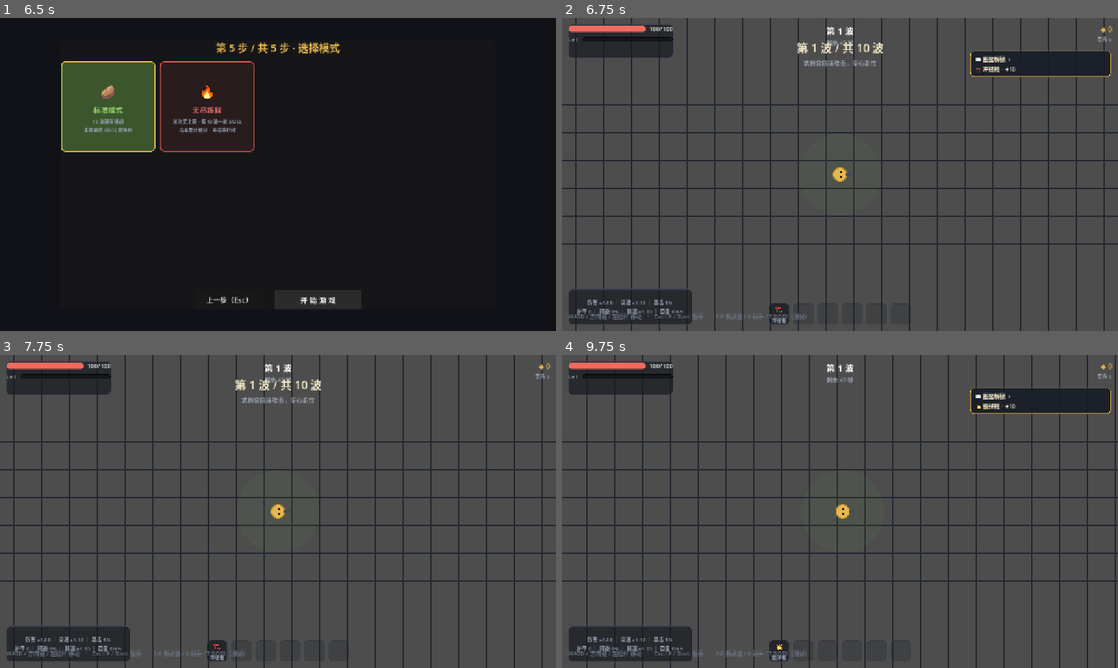
Above: before the commit, frames 1-4 (two rows, left to right).
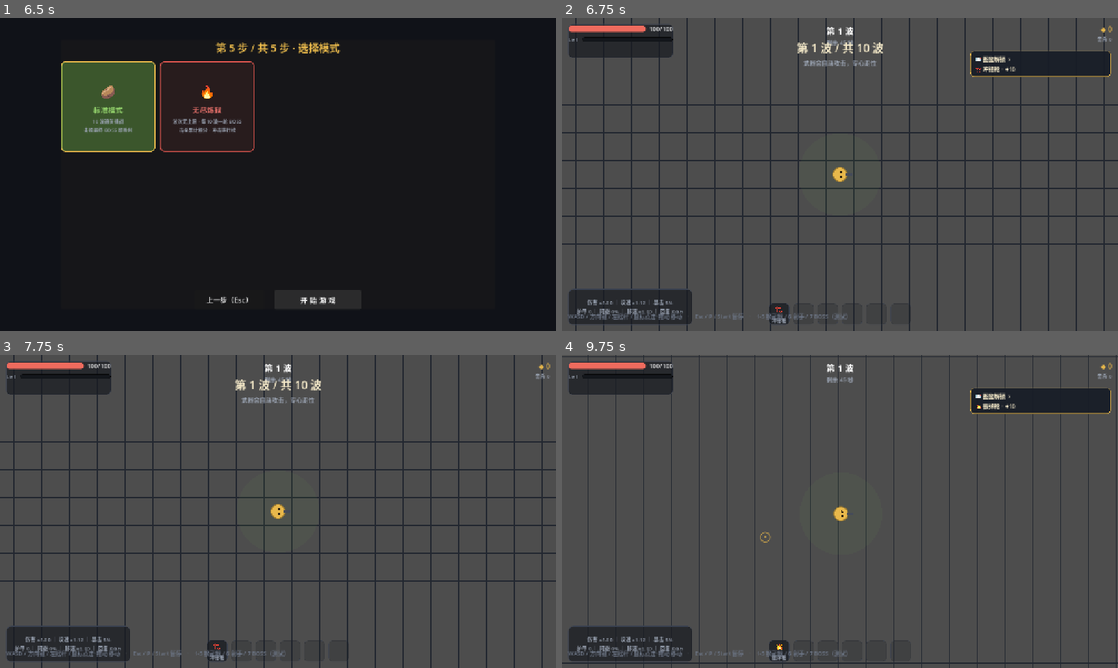
Above: after the commit, the same moments.

Repository: CONQUERORLL/TheGreatestProject
Game: Godot game, scene res://scenes/ui/main_menu.tscn
Two runs of this game, one before a commit and one after it. Both use one fixed random seed, a clock stepped at 60 frames per second and the inputs below.
Inputs (mouse positions are in pixels of both pictures, inside the frame that each line leads up to):
- Up to frame 1 (6.5 s): click "开 始 游 戏" at 0.5 s; click "第 1 槽 · 空" at 1.25 s; click (105, 105) at 2.02 s; click (205, 105) at 2.77 s; click (305, 105) at 3.52 s; click "上一步（Esc）" at 4.25 s; click (405, 105) at 5.02 s; click "下一步 →" at 5.75 s
- Up to frame 2 (6.75 s): click "开 始 游 戏" at 6.5 s
- Up to frame 3 (7.75 s): tap Enter (ui_accept) at 7.25, 7.52 s; move the mouse to (400, 495) at 7.27 s; hold D (move_right) from 7.28 s (still down); tap 1 at 7.35 s; click (400, 495) at 7.42 s
- Up to frame 4 (9.75 s): release D (move_right) at 8 s; tap Enter (ui_accept) at 8, 8.75 s; drag from (728, 527) to (812, 574) at 8.02 s; move the mouse to (895, 442) at 8.77 s; hold D (move_right) 8.78-9.5 s; tap 3 at 8.85 s; click (895, 442) at 8.92 s; drag from (812, 574) to (673, 464) at 9.52 s

Frame 1 is identical in both runs. In frame 2, 0.3% of the frame differs, in the area x 12-52%, y 94-97%; in frame 3, 0.3%; in frame 4, 10%, in the area x 0-100%, y 0-100%.

Commit message:
feat: 鼠标点触移动（单击走位 + 长按拖动跟随）
- 单击地面朝点击点移动、到达自动停下；点击角色脚下立即停
- 长按拖动目标持续跟随光标轨迹，靠近目标线性减速（25%→100%）
- 键盘/摇杆输入即时接管；UI 点击不误触发；仅战斗阶段生效
- 目标点金色圆环标记；冒烟测试新增单击/拖动/到达停下/键盘接管 4 项断言

Diff:
--- a/game/scenes/main.tscn
+++ b/game/scenes/main.tscn
@@ -35,7 +35,7 @@
 offset_bottom = -12.0
 theme_override_colors/font_color = Color(0.42, 0.455, 0.517, 1)
 theme_override_font_sizes/font_size = 13
-text = "WASD / 方向键 / 左摇杆 移动　·　Esc / P / Start 暂停　·　1-5 换武器 / 6 射手 / 7 BOSS（测试）"
+text = "WASD / 方向键 / 左摇杆 / 鼠标点击·拖动 移动　·　Esc / P / Start 暂停　·　1-5 换武器 / 6 射手 / 7 BOSS（测试）"
 
 [node name="DeadLabel" type="Label" parent="UI" unique_id=1481434088]
 visible = false
--- a/game/scripts/characters/player.gd
+++ b/game/scripts/characters/player.gd
@@ -45,6 +45,8 @@
 	var input_dir := Input.get_vector("move_left", "move_right", "move_up", "move_down")
 	if GameState.touch_move != Vector2.ZERO:
 		input_dir = GameState.touch_move   # 移动端虚拟摇杆（模拟量：轻推慢走）
+	elif input_dir == Vector2.ZERO and GameState.mouse_move != Vector2.ZERO:
+		input_dir = GameState.mouse_move   # 桌面鼠标点触移动（模拟量：靠近目标减速）
 	var max_speed: float = stats.base_speed * stats.speed_mult
 	velocity += input_dir * c.accel * delta
 	velocity *= exp(-9.0 * delta)
--- a/game/scripts/core/game_state.gd
+++ b/game/scripts/core/game_state.gd
@@ -26,6 +26,7 @@
 var loadout_item := ""           # 开局道具（"" = 无）
 
 var touch_move := Vector2.ZERO   # 移动端虚拟摇杆输入（模拟量，TouchControls 写入）
+var mouse_move := Vector2.ZERO   # 桌面鼠标点触移动输入（模拟量，MouseMove 写入）
 
 var endless := false   # 无尽炼狱模式（每 10 波 BOSS，波次无上限，积分排行）
 var score := 0         # 无尽模式积分（击杀 / BOSS 击破 / 清波奖励）
@@ -69,6 +70,7 @@
 	xp = 0
 	level_queue = 0
 	touch_move = Vector2.ZERO
+	mouse_move = Vector2.ZERO
 	score = 0   # endless 为本局开局选定/存档恢复的配置，不在重置之列
 
 func start_run() -> void:
--- a/game/scripts/main.gd
+++ b/game/scripts/main.gd
@@ -81,6 +81,11 @@
 	touch.name = "TouchControls"
 	$UI.add_child(touch)
 	touch.pause_requested.connect(toggle_pause)
+	# 桌面鼠标点触移动（单击走向点击点 / 长按拖动跟随光标）
+	var mouse_move := preload("res://scripts/ui/mouse_move.gd").new()
+	mouse_move.name = "MouseMove"
+	$UI.add_child(mouse_move)
+	mouse_move.player = player
 	if restored_wave > 0:
 		if SaveRun.restored_checkpoint == SaveRun.CHECKPOINT_WAVE_START:
 			wave_manager.start_wave(restored_wave)
--- /dev/null
+++ b/game/scripts/ui/mouse_move.gd
@@ -0,0 +1,87 @@
+extends Control
+## 桌面鼠标点触移动：
+## - 单击地面 → 朝点击点移动，到达后自动停下（点击角色脚下 = 停下）
+## - 按住拖动 → 目标持续跟随光标轨迹
+## - 键盘 / 虚拟摇杆输入立即接管；点击按钮/toast 等可交互 UI 不会误触发
+## 输出写入 GameState.mouse_move（模拟量 0~1，靠近目标减速），player 移动读取
+
+const STOP_RADIUS := 14.0        # 到达判定（世界像素）
+const FULL_SPEED_RADIUS := 110.0 # 距离超过此值全速，靠近时线性减速
+const MIN_SPEED_SCALE := 0.25
+
+var player: Node2D = null
+var _active := false
+var _holding := false
+var _target := Vector2.ZERO
+
+func _ready() -> void:
+	set_anchors_preset(Control.PRESET_FULL_RECT)
+	mouse_filter = Control.MOUSE_FILTER_IGNORE
+	GameState.phase_changed.connect(_on_phase_changed)
+	set_process(GameState.phase == GameState.Phase.PLAYING)
+
+func _on_phase_changed(p: int) -> void:
+	var on := p == GameState.Phase.PLAYING
+	set_process(on)
+	if not on:
+		_cancel()
+
+func _unhandled_input(event: InputEvent) -> void:
+	if not is_processing() or player == null:
+		return
+	if event is InputEventMouseButton and event.button_index == MOUSE_BUTTON_LEFT:
+		if event.pressed:
+			_start(player.get_global_mouse_position())
+		else:
+			_holding = false
+	elif event is InputEventMouseMotion and _holding:
+		_target = player.get_global_mouse_position()
+		queue_redraw()
+
+func _process(_delta: float) -> void:
+	# 鼠标在窗口外松开时收不到 release：兜底清除拖动状态
+	if _holding and not Input.is_mouse_button_pressed(MOUSE_BUTTON_LEFT):
+		_holding = false
+	if not _active or player == null:
+		GameState.mouse_move = Vector2.ZERO
+		return
+	# 键盘 / 虚拟摇杆优先：任一方向输入立刻取消鼠标移动
+	if Input.get_vector("move_left", "move_right", "move_up", "move_down") != Vector2.ZERO \
+			or GameState.touch_move != Vector2.ZERO:
+		_cancel()
+		return
+	var to_target := _target - player.global_position
+	var dist := to_target.length()
+	if dist <= STOP_RADIUS:
+		_cancel()
+		return
+	GameState.mouse_move = to_target / dist \
+		* clampf(dist / FULL_SPEED_RADIUS, MIN_SPEED_SCALE, 1.0)
+	queue_redraw()
+
+## 设置移动目标（单击 / 拖动均走这里，便于测试与后续接入其他点触来源）
+func _start(world_pos: Vector2) -> void:
+	if player == null:
+		return
+	if world_pos.distance_to(player.global_position) <= STOP_RADIUS:
+		_cancel()
+		return
+	_holding = true
+	_active = true
+	_target = world_pos
+	queue_redraw()
+
+func _cancel() -> void:
+	_active = false
+	_holding = false
+	GameState.mouse_move = Vector2.ZERO
+	queue_redraw()
+
+## 目标点屏幕标记（金色圆环 + 圆点）
+func _draw() -> void:
+	if not _active:
+		return
+	var screen := get_viewport().get_canvas_transform() * _target
+	var col := Color(0.91, 0.72, 0.29, 0.6)
+	draw_arc(screen, 11.0, 0.0, TAU, 24, col, 2.0, true)
+	draw_circle(screen, 3.0, col)
--- a/game/tests/smoke_test.gd
+++ b/game/tests/smoke_test.gd
@@ -706,6 +706,40 @@
 		_fail("touch_move 未驱动玩家移动")
 		return
 	print("SMOKE: items track/sell + pause panel + touch layer OK")
+	# 桌面鼠标点触移动：单击朝目标移动 → 到达停下；拖动更新方向；键盘接管取消
+	var mm: Control = _main.get_node("UI/MouseMove")
+	if mm == null or mm.player != p2:
+		_fail("缺少 MouseMove 鼠标移动层或未绑定玩家")
+		return
+	var saved_pos: Vector2 = p2.global_position
+	var saved_vel: Vector2 = p2.velocity
+	mm._start(saved_pos + Vector2(240.0, 0.0))
+	mm._process(0.016)
+	if GameState.mouse_move.x <= 0.5 or absf(GameState.mouse_move.y) > 0.01:
+		_fail("鼠标单击未产生朝目标移动输入（%s）" % str(GameState.mouse_move))
+		return
+	mm._holding = true
+	mm._target = saved_pos + Vector2(0.0, 240.0)   # 模拟拖动更新目标
+	mm._process(0.016)
+	if GameState.mouse_move.y <= 0.5 or absf(GameState.mouse_move.x) > 0.01:
+		_fail("鼠标拖动未更新移动方向（%s）" % str(GameState.mouse_move))
+		return
+	mm._target = saved_pos + Vector2(6.0, 0.0)     # 目标进入到达半径
+	mm._process(0.016)
+	if mm._active or GameState.mouse_move != Vector2.ZERO:
+		_fail("鼠标移动到达目标后未停下")
+		return
+	mm._start(saved_pos + Vector2(240.0, 0.0))
+	Input.action_press("move_left")
+	mm._process(0.016)
+	Input.action_release("move_left")
+	if mm._active or GameState.mouse_move != Vector2.ZERO:
+		_fail("键盘输入未取消鼠标移动")
+		return
+	p2.global_position = saved_pos
+	p2.velocity = saved_vel
+	mm._cancel()
+	print("SMOKE: mouse move OK")
 	# ---- 三槽存档验证：自动档入槽1 → 槽间隔离 → 篡改恢复一致 → 清档 + 损档容错 ----
 	for i: int in [2, 3]:   # 清其他槽残留，不动槽 1 的自动存档
 		GameState.slot_id = i
Not shown, changed: 类土豆兄弟游戏开发规划.md
